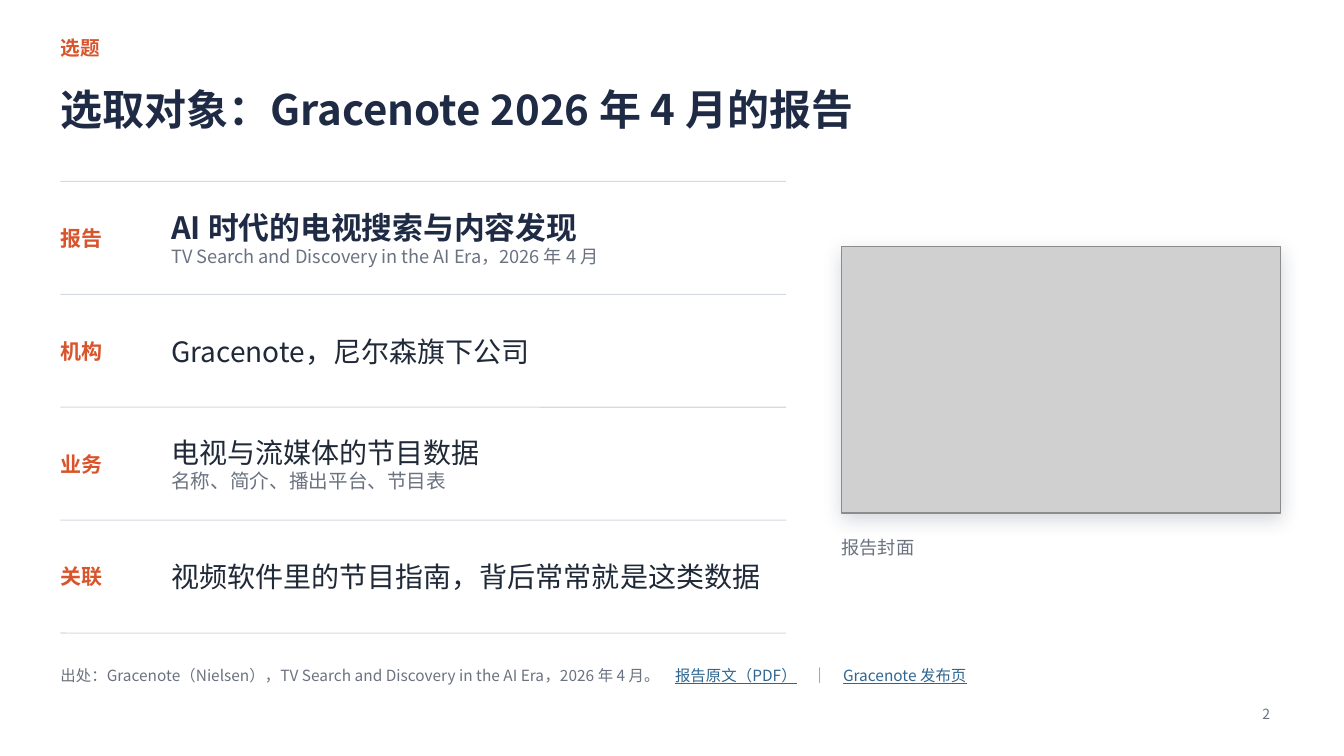
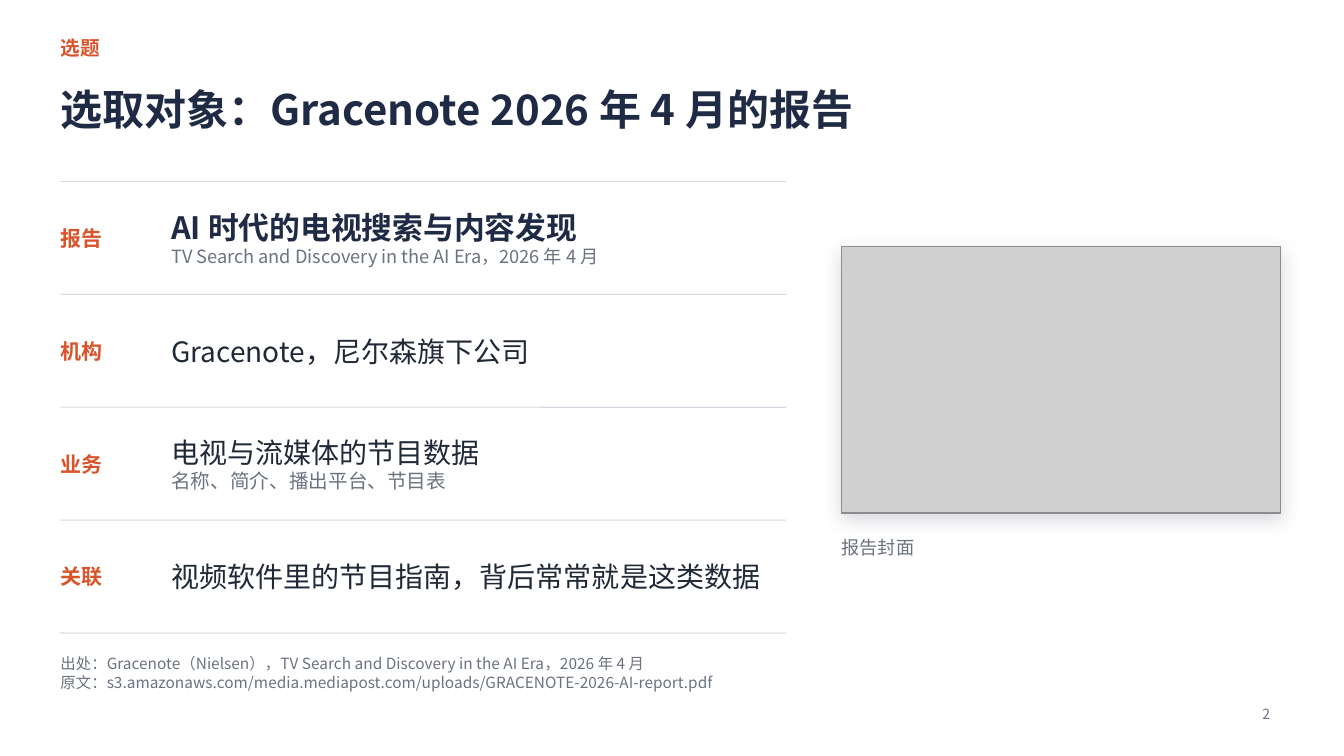
Before and after one commit to jayleo113/ppt, a slide deck: slide 2 of Gracenote报告解读_课堂汇报_最新版.pptx. Drawn at 1344x756 pixels with LibreOffice and Linux fonts; fonts in the diff are those of the drawing; grey boxes stand for pictures. Boxes give left, top, right and bottom in pixels: in the first picture for what was removed or moved away, otherwise in the second. Text is boxed around its words. In the diff, an @@ line names an element or a change of style, - is before the commit and + after.

```diff
--- a/Gracenote报告解读_课堂汇报_最新版.pptx
+++ b/Gracenote报告解读_课堂汇报_最新版.pptx
@@ text at [60, 656, 712, 692]: text changed @@
-出处：Gracenote（Nielsen），TV Search and Discovery in the AI Era，2026 年 4 月。 报告原文（PDF） ｜ Gracenote 发布页
+出处：Gracenote（Nielsen），TV Search and Discovery in the AI Era，2026 年 4 月
+原文：s3.amazonaws.com/media.mediapost.com/uploads/GRACENOTE-2026-AI-report.pdf
```
Also in this commit, not shown: 2 other slides changed, 1 other file.
